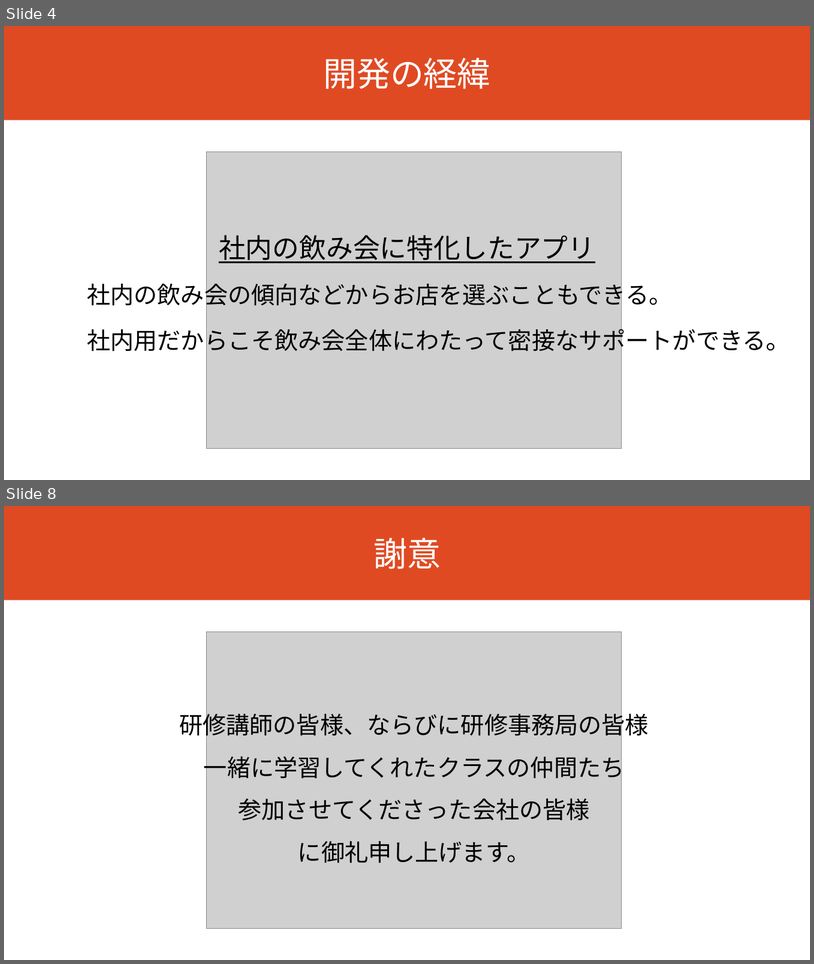
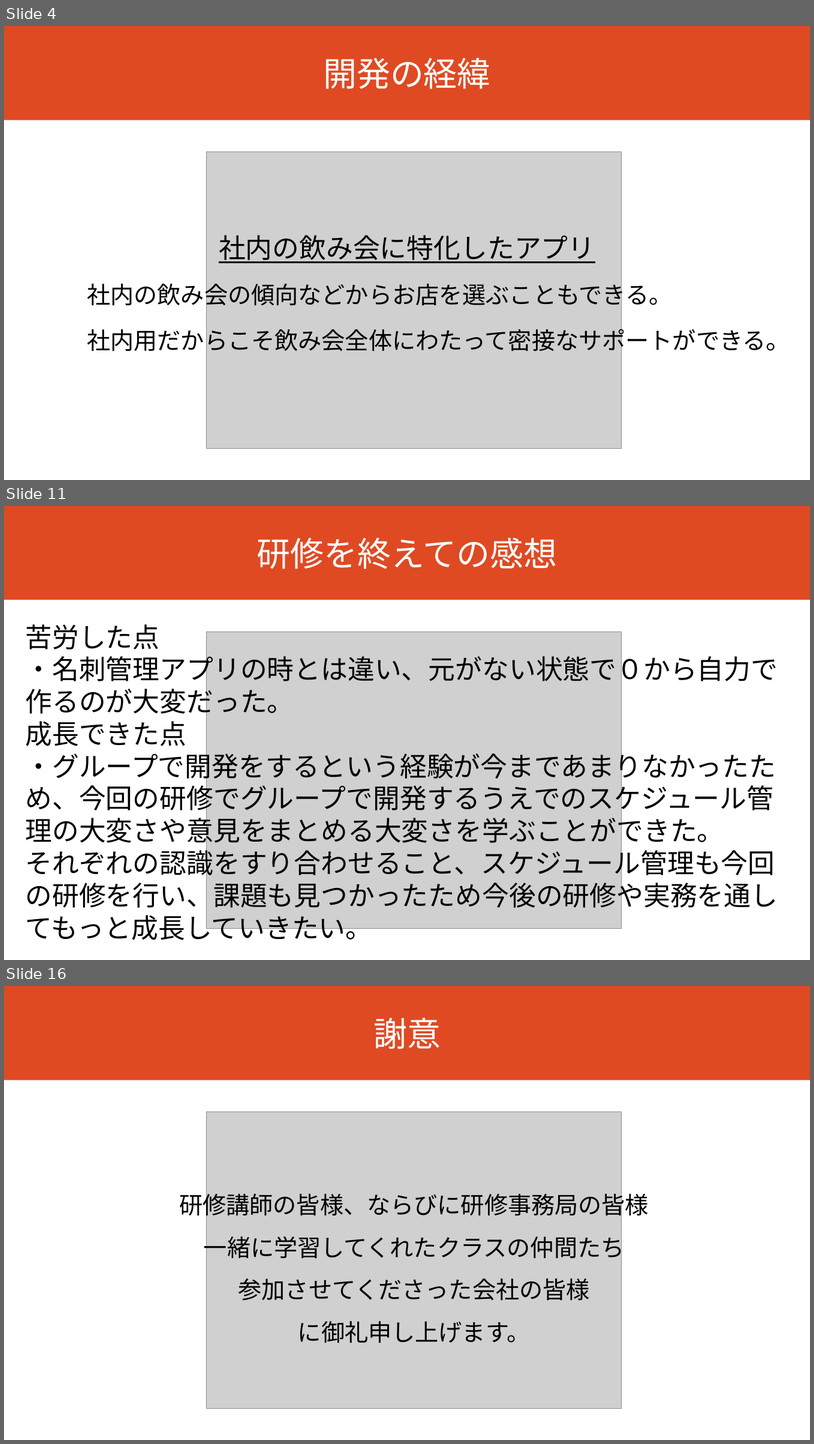
Before and after one commit to dojo2023/B-3, a slide deck: doc/B3_発表資料.pptx. Shown one above the other, each under a label of ours: slides 4 and 8 before the commit, slides 4, 11 and 16 after it; the slides between them are not shown. The pictures are 814x964 and 814x1444 pixels, drawn with LibreOffice and Linux fonts; fonts in the diff are those of the drawing; grey boxes stand for pictures. Boxes give left, top, right and bottom in pixels: in the first picture for what was removed or moved away, otherwise in the second. Text is boxed around its words. In the diff, an @@ line names an element or a change of style, - is before the commit and + after.

```diff
--- a/doc/B3_発表資料.pptx
+++ b/doc/B3_発表資料.pptx
@@ slide 11 added at (4, 506, 810, 960), background #FFFFFF @@
@@ rectangle added at (4, 506, 810, 600), fill #DF4A23, 40 pt, text #FFFFFF @@
+研修を終えての感想
@@ text added at (26, 624, 779, 940), 32 pt, text #000000 @@
+苦労した点
+・名刺管理アプリの時とは違い、元がない状態で０から自力で作るのが大変だった。
+成長できた点
+・グループで開発をするという経験が今まであまりなかったため、今回の研修でグループで開発するうえでのスケジュール管理の大変さや意見をまとめる大変さを学ぶことができた。
+それぞれの認識をすり合わせること、スケジュール管理も今回の研修を行い、課題も見つかったため今後の研修や実務を通してもっと成長していきたい。
@@ picture added at (207, 632, 621, 928) @@
@@ what was slide 8 is now slide 16 @@
```
Also in this commit, not shown: 3 slides changed, 7 other slides added.
